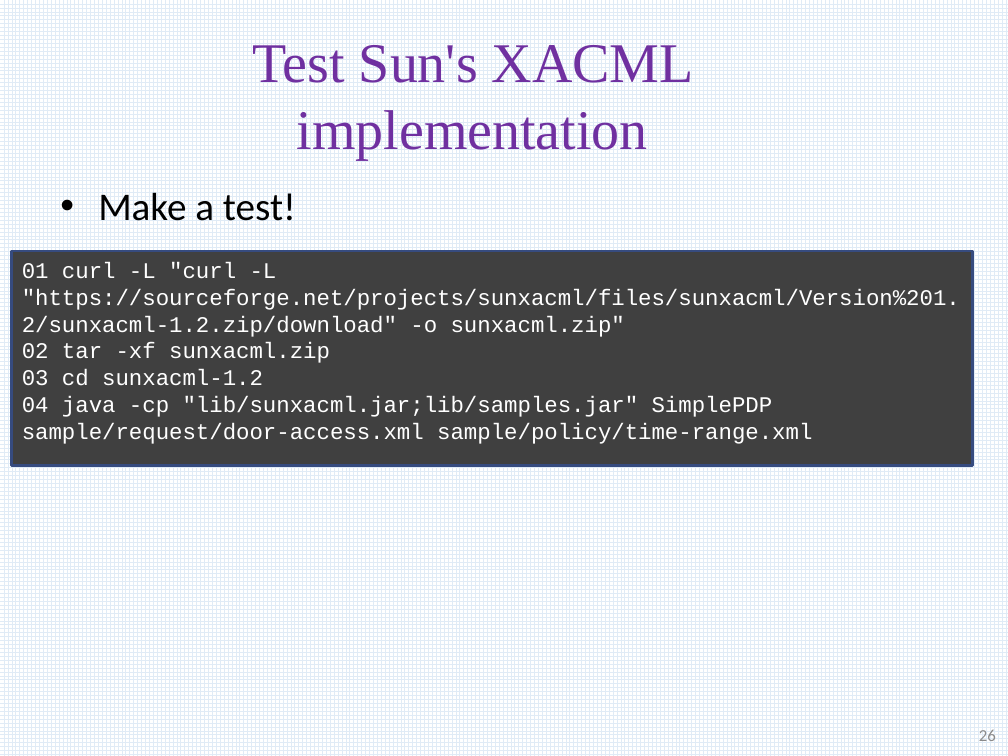
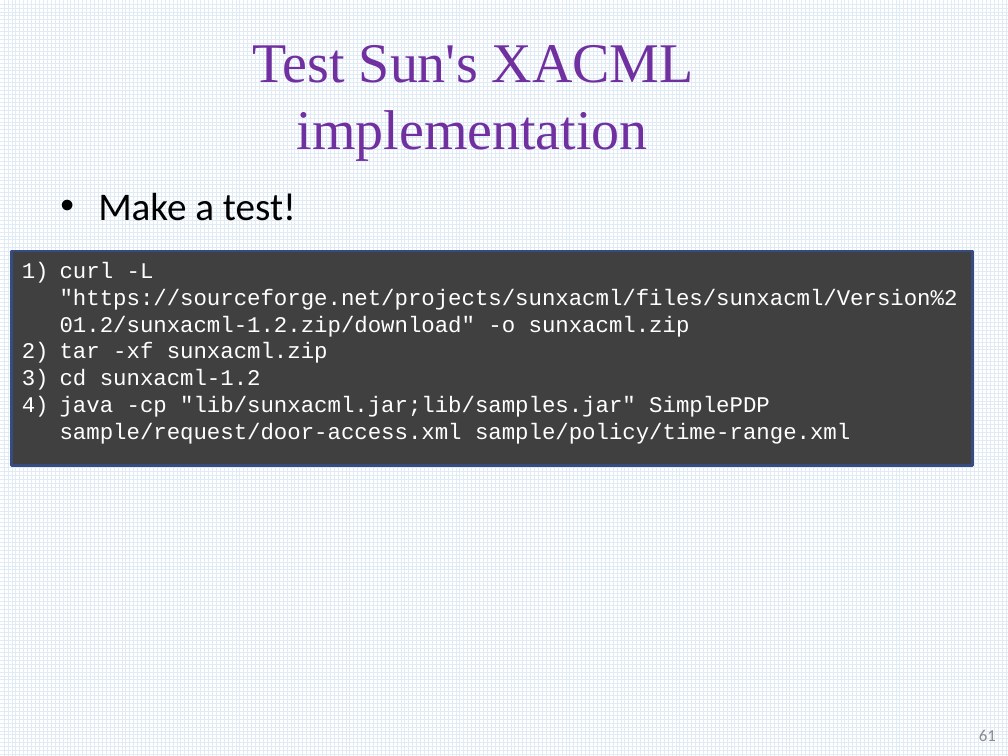
Before and after one commit to PoTr-KNoWS/odrl-tutorial, a slide deck: slide 61 of presentations/2026.05.10 Introduction to policies, policy languages and ODRL (Víctor).pptx (slide 26 before the commit). Drawn at 1008x756 pixels with LibreOffice and Linux fonts; fonts in the diff are those of the drawing; background and template pictures are left out. Boxes give left, top, right and bottom in pixels: in the first picture for what was removed or moved away, otherwise in the second. Text is boxed around its words. In the diff, an @@ line names an element or a change of style, - is before the commit and + after.

```diff
--- a/presentations/2026.05.10 Introduction to policies, policy languages and ODRL (Víctor).pptx
+++ b/presentations/2026.05.10 Introduction to policies, policy languages and ODRL (Víctor).pptx
@@ text in rectangle at [60, 262, 958, 444]: text changed @@
-01 curl -L "curl -L "https://sourceforge.net/projects/sunxacml/files/sunxacml/Version%201.2/sunxacml-1.2.zip/download" -o sunxacml.zip"
-02 tar -xf sunxacml.zip
-03 cd sunxacml-1.2
-04 java -cp "lib/sunxacml.jar;lib/samples.jar" SimplePDP sample/request/door-access.xml sample/policy/time-range.xml
+1) curl -L "https://sourceforge.net/projects/sunxacml/files/sunxacml/Version%201.2/sunxacml-1.2.zip/download" -o sunxacml.zip
+2) tar -xf sunxacml.zip
+3) cd sunxacml-1.2
+4) java -cp "lib/sunxacml.jar;lib/samples.jar" SimplePDP sample/request/door-access.xml sample/policy/time-range.xml
@@ page number at [979, 730, 996, 741]: text changed @@
-26
+61
```
Also in this commit, not shown: 15 other slides changed, 40 slides added, 2 slides removed.
